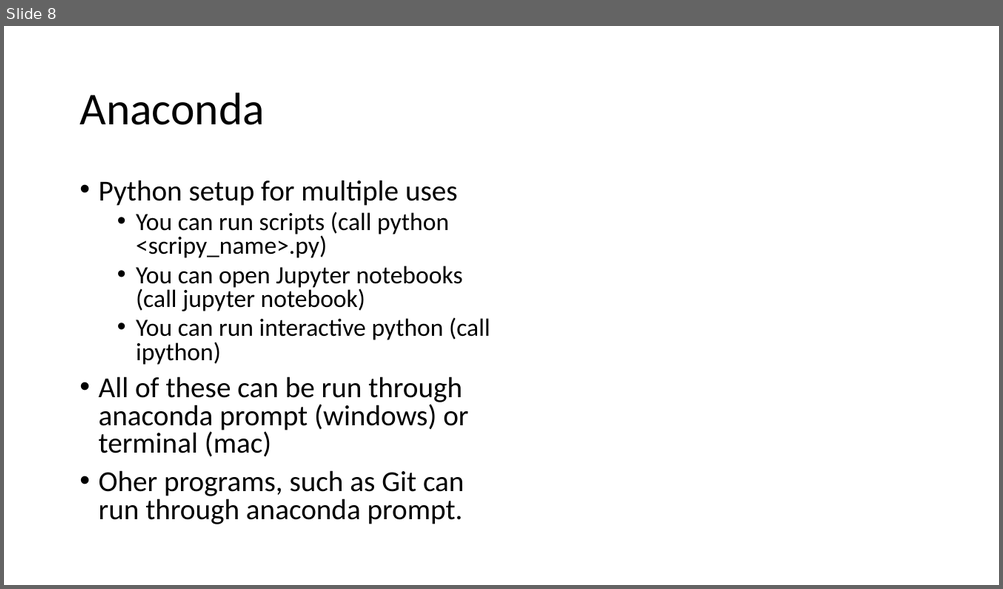
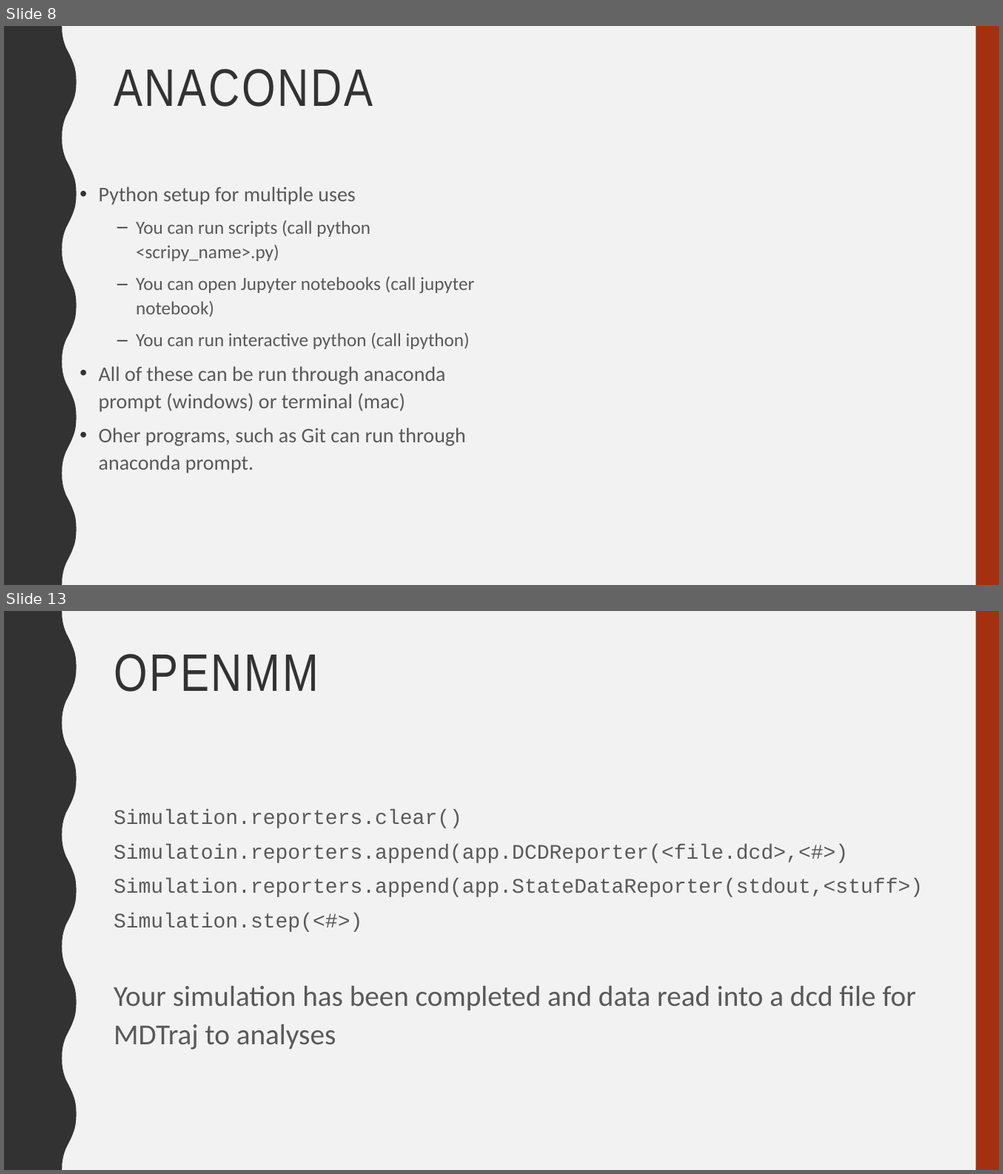
Before and after one commit to gds001/MolSSI-Presentation, a slide deck: MOLSSIWorkshop2018.pptx. Shown one above the other, each under a label of ours: slide 8 before the commit, slides 8 and 13 after it; the slides between them are not shown. The pictures are 1003x589 and 1003x1174 pixels, drawn with LibreOffice and Linux fonts; fonts in the diff are those of the drawing. Boxes give left, top, right and bottom in pixels: in the first picture for what was removed or moved away, otherwise in the second. Text is boxed around its words. In the diff, an @@ line names an element or a change of style, - is before the commit and + after.

```diff
--- a/MOLSSIWorkshop2018.pptx
+++ b/MOLSSIWorkshop2018.pptx
@@ slide 13 added at box(4, 611, 999, 1170), background #F2F2F2; not listed: 2 template elements that a slide beside it also shows @@
@@ title added at box(114, 654, 318, 692), 51 pt, text #323232 @@
+OPENMM
@@ text added at box(114, 809, 922, 1050), 20 pt, text #595959 @@
+Simulation.reporters.clear()
+Simulatoin.reporters.append(app.DCDReporter(<file.dcd>,<#>)
+Simulation.reporters.append(app.StateDataReporter(stdout,<stuff>)
+Simulation.step(<#>)
+Your simulation has been completed and data read into a dcd file for MDTraj to analyses
@@ slide 8 changed as well @@
@@ background #FFFFFF to #F2F2F2 @@
@@ freeform shape added at box(4, 26, 77, 585), fill #323232 @@
@@ rectangle added at box(976, 26, 999, 585), fill #A5300F @@
@@ title "ANACONDA" at box(114, 69, 373, 107): vertical alignment middle to top @@
@@ title at box(114, 69, 373, 107): text changed; size 44 to 51 pt; font Calibri to Arial Narrow; text colour #000000 to #323232 @@
-Anaconda
+ANACONDA
@@ text "Python setup for multiple uses" at box(99, 187, 474, 474): size 28 to 20 pt in "Python setup for multiple uses", "All of these can be run through ...", "Oher programs, such as Git can run ..."; text colour #000000 to #595959; size 24 to 18 pt in "You can run scripts (call python <scripy_name>.py)", "You can open Jupyter notebooks (call jupyter ...", "You can run interactive python (call ipython)"; line spacing 0.8 to 1.1; less space between paragraphs; bullet • to –; more space between paragraphs @@
```
Also in this commit, not shown: 8 other slides changed, 9 other slides added, 2 slides removed, 2 other files.
